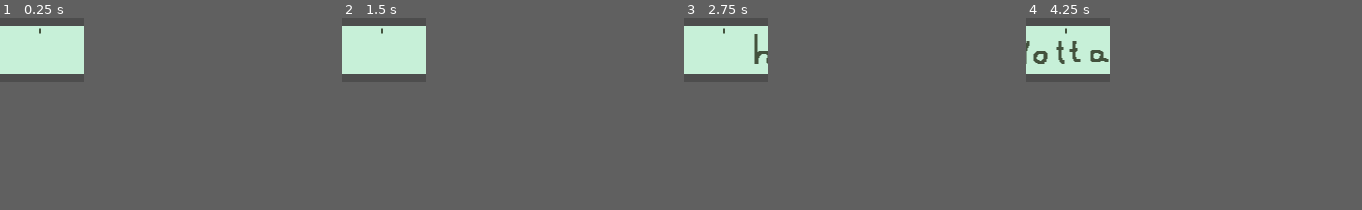
Above: before the commit, frames 1-4 (left to right).
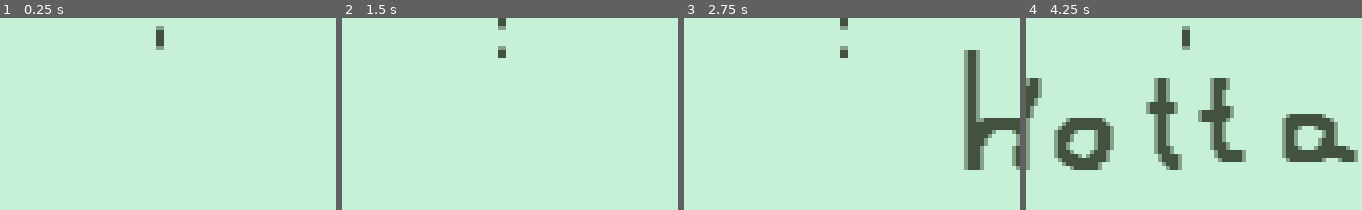
Above: after the commit, the same moments.

Repository: TakacsArtur/CinoRitmo
Game: Godot game, scene res://01/01_01.tscn
Two runs of this game, one before a commit and one after it. Both use one fixed random seed, a clock stepped at 60 frames per second and the inputs below.
Inputs:
- Up to frame 1 (0.25 s): no input
- Up to frame 2 (1.5 s): no input
- Up to frame 3 (2.75 s): no input
- Up to frame 4 (4.25 s): no input
In our replay, the window is 84x64 before the commit and 336x192 after it. These sizes can differ from the game's own. Grey fills any space a smaller window leaves; there, only what the larger window draws over its background counts as a difference.

The runs differ from the first frame. In frame 1, 2.4% of the frame differs, in the area x 0-49%, y 0-34%; in frame 2, 2.4%; in frame 3, 7.2%; in frame 4, 17%, in the area x 0-99%, y 0-80%.

Commit message:
fixed viewport, fixed animation for beatmarker

Diff:
--- a/cinoritmo/01/01_01.tscn
+++ b/cinoritmo/01/01_01.tscn
@@ -1,12 +1,11 @@
-[gd_scene load_steps=10 format=3 uid="uid://ttqelvba0dsy"]
+[gd_scene load_steps=9 format=3 uid="uid://ttqelvba0dsy"]
 
 [ext_resource type="Texture2D" uid="uid://damkd2c0gvcye" path="res://Assets/Jpegs/General/background.png" id="1_1odnx"]
 [ext_resource type="Script" path="res://01/player_contrrol.gd" id="2_nd7de"]
-[ext_resource type="Texture2D" uid="uid://cg8kn1e72t4m0" path="res://Assets/Jpegs/General/note_1.png" id="3_ncnj2"]
 [ext_resource type="Texture2D" uid="uid://bbvbsdgy26ek4" path="res://Assets/Jpegs/Beatmarker/beatmarker.png" id="4_2mq13"]
 [ext_resource type="Texture2D" uid="uid://d4khrceasx376" path="res://Assets/Jpegs/Beatmarker/beatmarker_2.png" id="5_anyw3"]
-[ext_resource type="Texture2D" uid="uid://bn3d752gn4knv" path="res://Assets/Jpegs/General/temp.png" id="5_v23ih"]
 [ext_resource type="Texture2D" uid="uid://c6o5jjpvcqfly" path="res://Assets/Jpegs/General/temp_holdover.png" id="6_rjx1h"]
+[ext_resource type="Texture2D" uid="uid://o31moht0nf5g" path="res://Assets/Jpegs/Notemarker/noteMarker.jpg" id="6_vl30o"]
 
 [sub_resource type="SpriteFrames" id="SpriteFrames_xh6vn"]
 animations = [{
@@ -28,7 +27,7 @@
 [node name="Node2D" type="Node2D"]
 
 [node name="Background" type="Sprite2D" parent="."]
-position = Vector2(329, 24)
+position = Vector2(329, 25)
 scale = Vector2(7.85714, 1)
 texture = ExtResource("1_1odnx")
 
@@ -45,33 +44,34 @@
 position = Vector2(-1082, 7)
 script = ExtResource("2_nd7de")
 
-[node name="Temp" type="Sprite2D" parent="CharacterBody2D"]
-texture_filter = 2
-position = Vector2(81, 2)
-texture = ExtResource("5_v23ih")
-
 [node name="Camera2D" type="Camera2D" parent="CharacterBody2D"]
 position = Vector2(-191, 18)
 
 [node name="AnimatedSprite2D" type="AnimatedSprite2D" parent="CharacterBody2D"]
+texture_filter = 2
 position = Vector2(-192.75, -1)
 scale = Vector2(2.49996, 1.25)
 sprite_frames = SubResource("SpriteFrames_xh6vn")
-frame_progress = 0.681389
+autoplay = "default"
+frame_progress = 0.220111
+speed_scale = 0.5
 
 [node name="CollisionShape2D" type="CollisionShape2D" parent="CharacterBody2D"]
 position = Vector2(-192.75, 23)
 shape = SubResource("RectangleShape2D_tknu1")
 debug_color = Color(0.630455, 0.529542, 0, 0.42)
 
-[node name="Note4" type="Sprite2D" parent="."]
-position = Vector2(-148, 44)
-texture = ExtResource("3_ncnj2")
+[node name="NoteMarker2" type="Sprite2D" parent="CharacterBody2D"]
+texture_filter = 2
+position = Vector2(892, 25)
+texture = ExtResource("6_vl30o")
 
-[node name="Note3" type="Sprite2D" parent="."]
-position = Vector2(-148, 32)
-texture = ExtResource("3_ncnj2")
+[node name="NoteMarker" type="Sprite2D" parent="CharacterBody2D"]
+texture_filter = 2
+position = Vector2(892, 37)
+texture = ExtResource("6_vl30o")
 
-[node name="Note3" type="Sprite2D" parent="Note3"]
-position = Vector2(0, -12)
-texture = ExtResource("3_ncnj2")
+[node name="NoteMarker3" type="Sprite2D" parent="CharacterBody2D"]
+texture_filter = 2
+position = Vector2(892, 13)
+texture = ExtResource("6_vl30o")
--- a/cinoritmo/project.godot
+++ b/cinoritmo/project.godot
@@ -19,3 +19,7 @@
 
 window/size/viewport_width=84
 window/size/viewport_height=48
+window/size/mode=3
+window/size/resizable=false
+window/stretch/mode="viewport"
+window/stretch/scale_mode="integer"
Binary file removed: cinoritmo/Assets/Jpegs/General/Player.png
Binary file removed: cinoritmo/Assets/Jpegs/General/note_1.png
Not shown, removed: cinoritmo/Assets/Jpegs/General/note_1.png.import
Binary file removed: cinoritmo/Assets/Jpegs/General/temp.png
Binary file added: cinoritmo/Assets/Jpegs/Notemarker/noteMarker.jpg
Not shown, changed: cinoritmo/Assets/Jpegs/Notemarker/noteMarker.jpg.import
Binary file added: cinoritmo/Assets/Jpegs/Notemarker/noteMarker.png
Not shown, changed: cinoritmo/Assets/Jpegs/Notemarker/noteMarker.png.import
